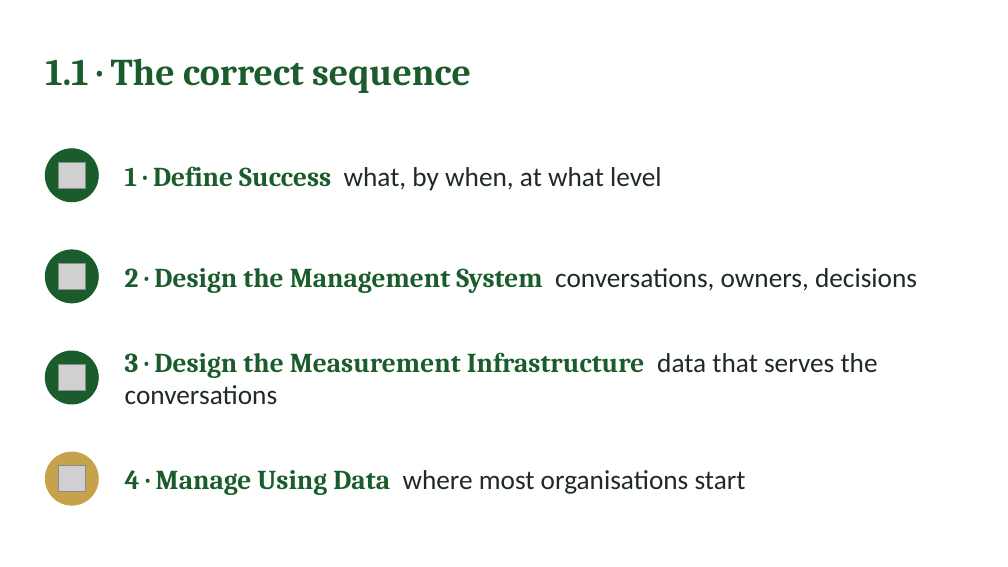
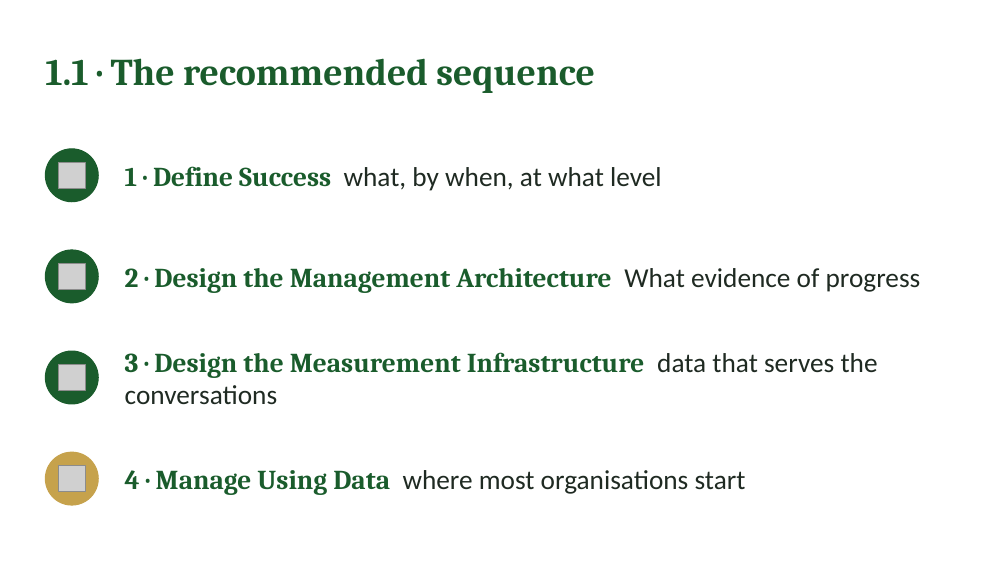
Before and after one commit to IBSL26/ibsl-platform, a slide deck: slide 6 of Unit decks/Unit 06 - Performance Management Setup.pptx. Drawn at 1008x567 pixels with LibreOffice and Linux fonts; fonts in the diff are those of the drawing; grey boxes stand for pictures. Boxes give left, top, right and bottom in pixels: in the first picture for what was removed or moved away, otherwise in the second. Text is boxed around its words. In the diff, an @@ line names an element or a change of style, - is before the commit and + after.

Commit message:
Unit 6 deck: Section 5 slides for the PM architecture

```diff
--- a/Unit decks/Unit 06 - Performance Management Setup.pptx
+++ b/Unit decks/Unit 06 - Performance Management Setup.pptx
@@ text at (45, 58, 595, 93): text changed @@
-1.1 · The correct sequence
+1.1 · The recommended sequence
@@ text at (125, 268, 921, 293): text changed; font Calibri to Cambria; text colour #1F2A22 to #1A5C2C; bold on @@
-2 · Design the Management System conversations, owners, decisions
+2 · Design the Management Architecture What evidence of progress
```
Also in this commit, not shown: 9 other slides changed, 6 slides added, 6 slides removed, 1 other file.
